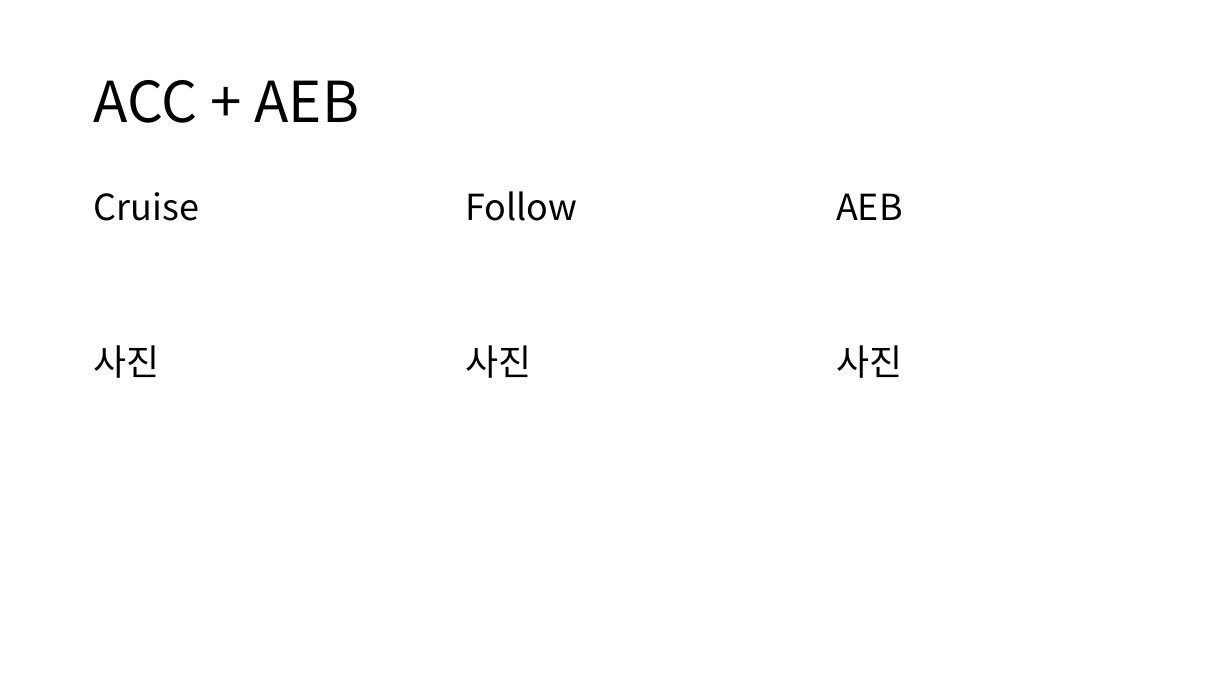
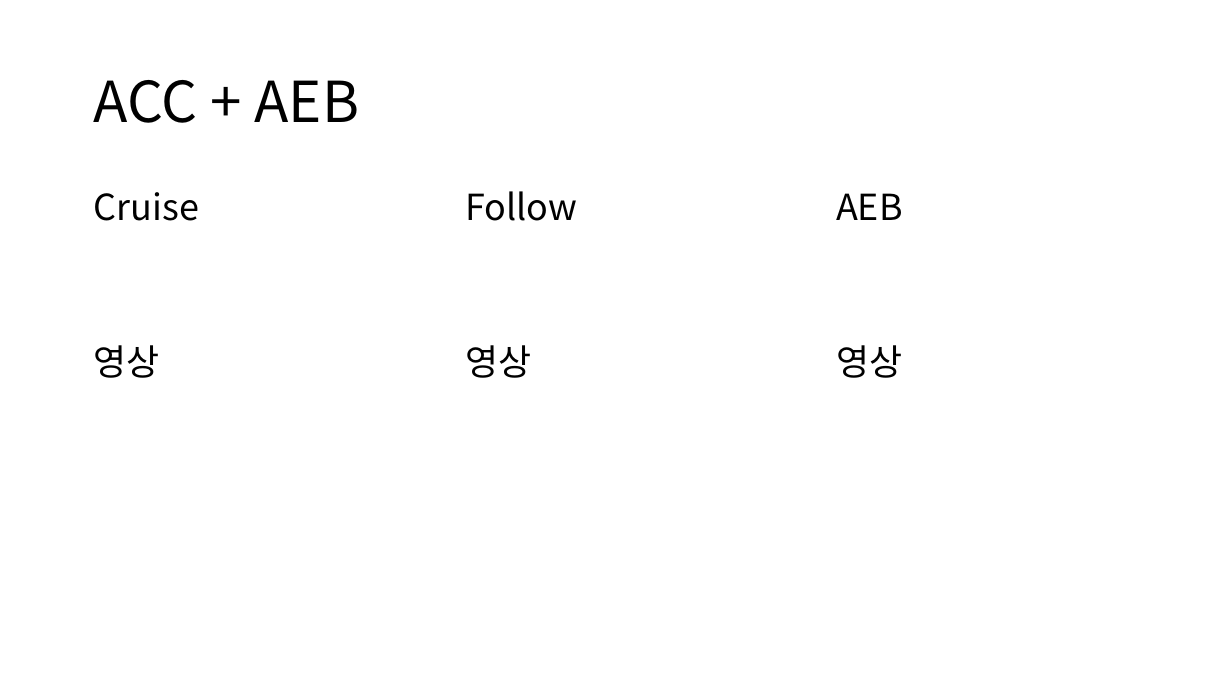
Before and after one commit to Changseok-Oh29/Eclipse_Hackathon_RSD, a slide deck: slide 7 of docs/Eclipse Hackathon - RSD.pptx. Drawn at 1232x693 pixels with LibreOffice and Linux fonts; fonts in the diff are those of the drawing. Boxes give left, top, right and bottom in pixels: in the first picture for what was removed or moved away, otherwise in the second. Text is boxed around its words. In the diff, an @@ line names an element or a change of style, - is before the commit and + after.

```diff
--- a/docs/Eclipse Hackathon - RSD.pptx
+++ b/docs/Eclipse Hackathon - RSD.pptx
@@ text at (x1=94, y1=345, x2=160, y2=378): text changed @@
-사진
+영상
@@ text at (x1=465, y1=345, x2=531, y2=378): text changed @@
-사진
+영상
@@ text at (x1=836, y1=345, x2=902, y2=378): text changed @@
-사진
+영상
```
Also in this commit, not shown: 3 other slides changed, 2 slides added, 2 slides removed, 1 other file.
